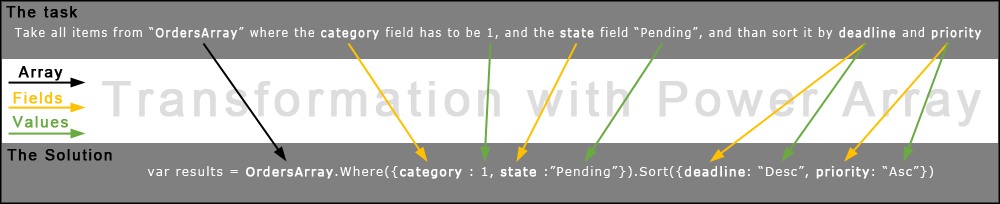
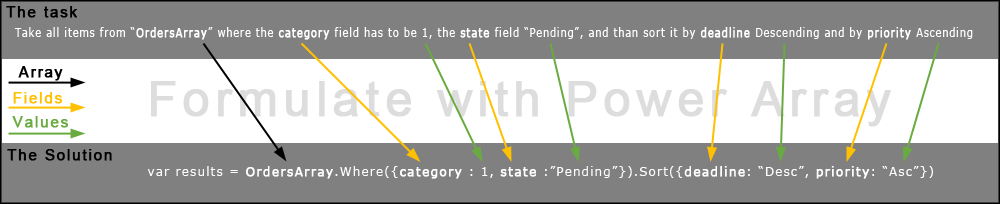
Layers edited between the first and the second w=1000, h=204 image:
painted on "Shape 10" over [781, 42, 940, 162]
painted on "Shape 9" over [584, 43, 786, 162]
painted on "Shape 8" over [480, 43, 580, 162]
removed layer "Shape 12" over [844, 42, 949, 162]
added layer "Shape 7" above "Shape 6" over [424, 43, 483, 162]
painted on "Shape 6" over [516, 42, 888, 162]
painted on "Shape 5" over [347, 43, 724, 162]
moved "Shape 4" above "Shape 3", painted on it over [468, 43, 512, 162]
moved "Shape 3" above "Take all items from “OrdersArray” where the category field has", painted on it over [300, 42, 421, 162]
removed layer "Shape 11" over [903, 43, 949, 162]
painted on "Take all items from “OrdersArray” where the category field has" over [17, 27, 982, 40]
renamed "Transformation with Power Array" to "Formulate with Power Array", painted on it over [102, 81, 981, 127]
